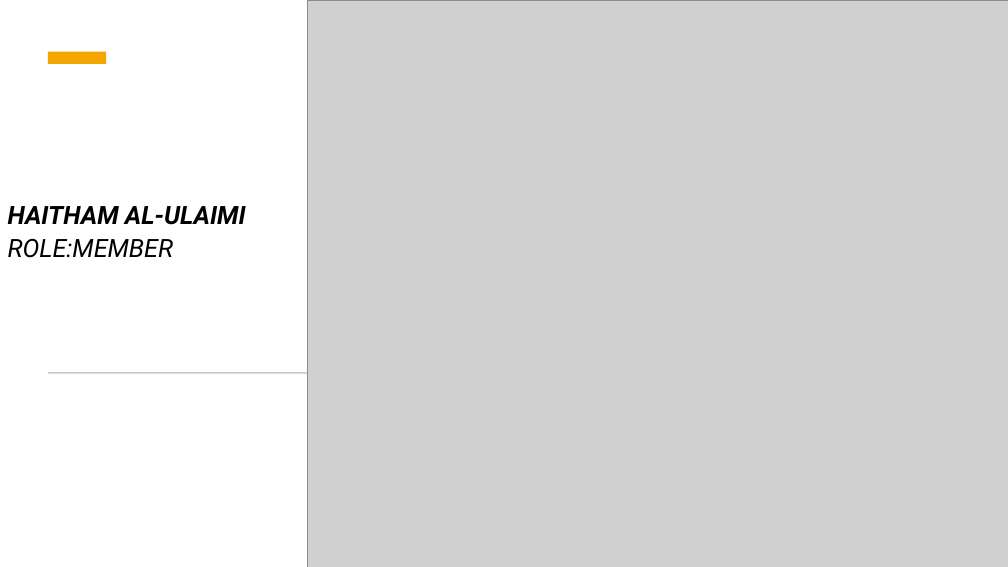
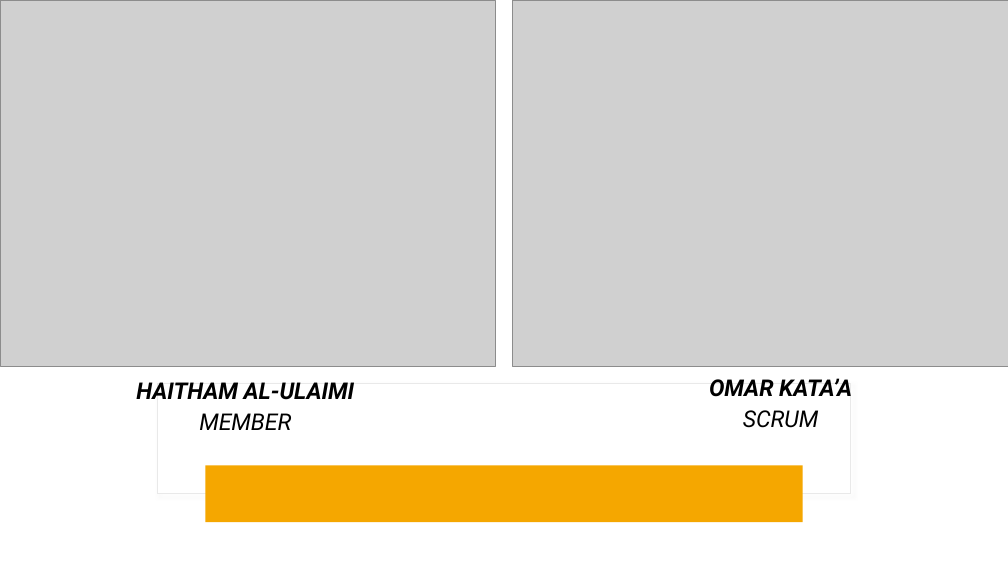
Before and after one commit to C4-TEAM404/MERAKI_Academy_Project_6, a slide deck: slide 2 of HEX_PROJECT_6_MERAKI_ACADEMY_.pptx (slide 3 before the commit). Drawn at 1008x567 pixels with LibreOffice and Linux fonts; fonts in the diff are those of the drawing; grey boxes stand for pictures. Boxes give left, top, right and bottom in pixels: in the first picture for what was removed or moved away, otherwise in the second. Text is boxed around its words. In the diff, an @@ line names an element or a change of style, - is before the commit and + after.

```diff
--- a/HEX_PROJECT_6_MERAKI_ACADEMY_.pptx
+++ b/HEX_PROJECT_6_MERAKI_ACADEMY_.pptx
@@ picture resized from (x1=307, y1=0, x2=1008, y2=567) to (x1=0, y1=0, x2=495, y2=366) @@
@@ rectangle added at (x1=0, y1=0, x2=1008, y2=567), fill #FFFFFF @@
@@ picture added at (x1=513, y1=0, x2=1008, y2=366) @@
@@ rectangle removed at (x1=48, y1=52, x2=106, y2=64) @@
@@ text "HAITHAM AL-ULAIMI" moved from (x1=8, y1=206, x2=246, y2=258) to (x1=136, y1=382, x2=355, y2=430) @@
@@ text "HAITHAM AL-ULAIMI" at (x1=136, y1=382, x2=355, y2=430): vertical alignment bottom to middle @@
@@ rectangle removed at (x1=48, y1=372, x2=960, y2=374) @@
@@ text at (x1=136, y1=382, x2=355, y2=400): size 24 to 22 pt in "HAITHAM AL-ULAIMI"; alignment left to centre @@
@@ rectangle added at (x1=157, y1=383, x2=851, y2=494), fill #FFFFFF, outline #E9E9E9 1 pt @@
@@ text added at (x1=709, y1=378, x2=852, y2=428), 22 pt, text #000000, bold, italic @@
+OMAR KATA’A
+SCRUM
@@ text at (x1=199, y1=413, x2=291, y2=430): text changed; size 24 to 22 pt @@
-ROLE:MEMBER
+MEMBER
@@ rounded rectangle added at (x1=206, y1=466, x2=803, y2=523), fill #F5A700 @@
```
Also in this commit, not shown: 2 other slides changed, 1 slide removed, 3 other files.
